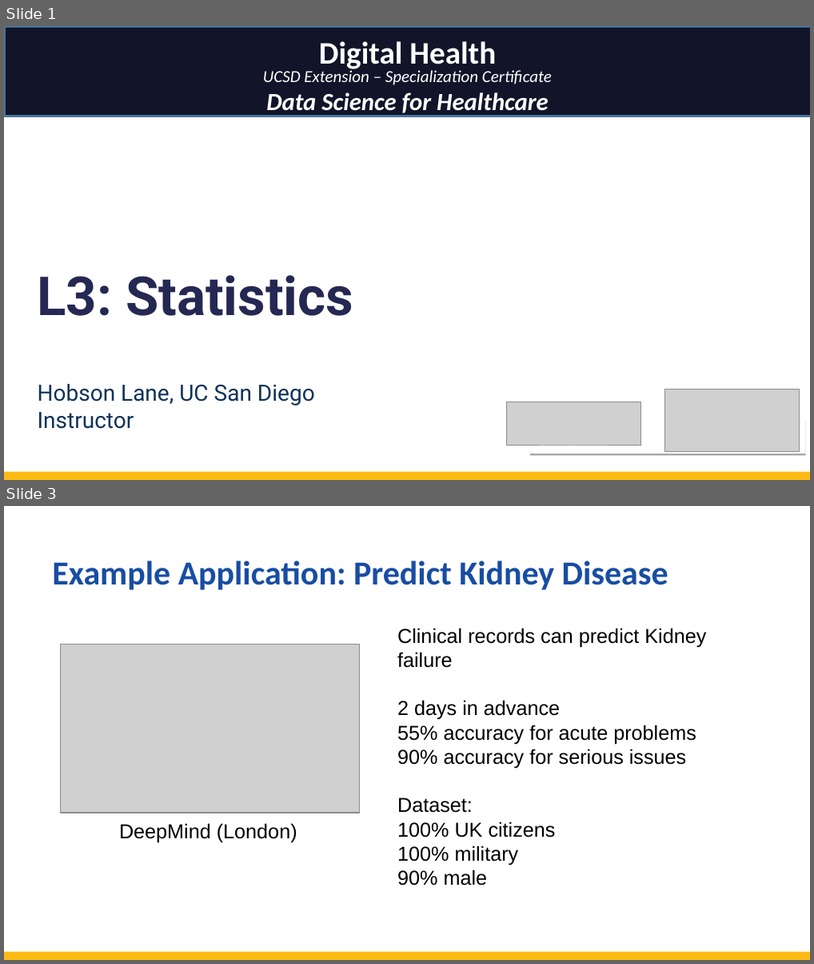
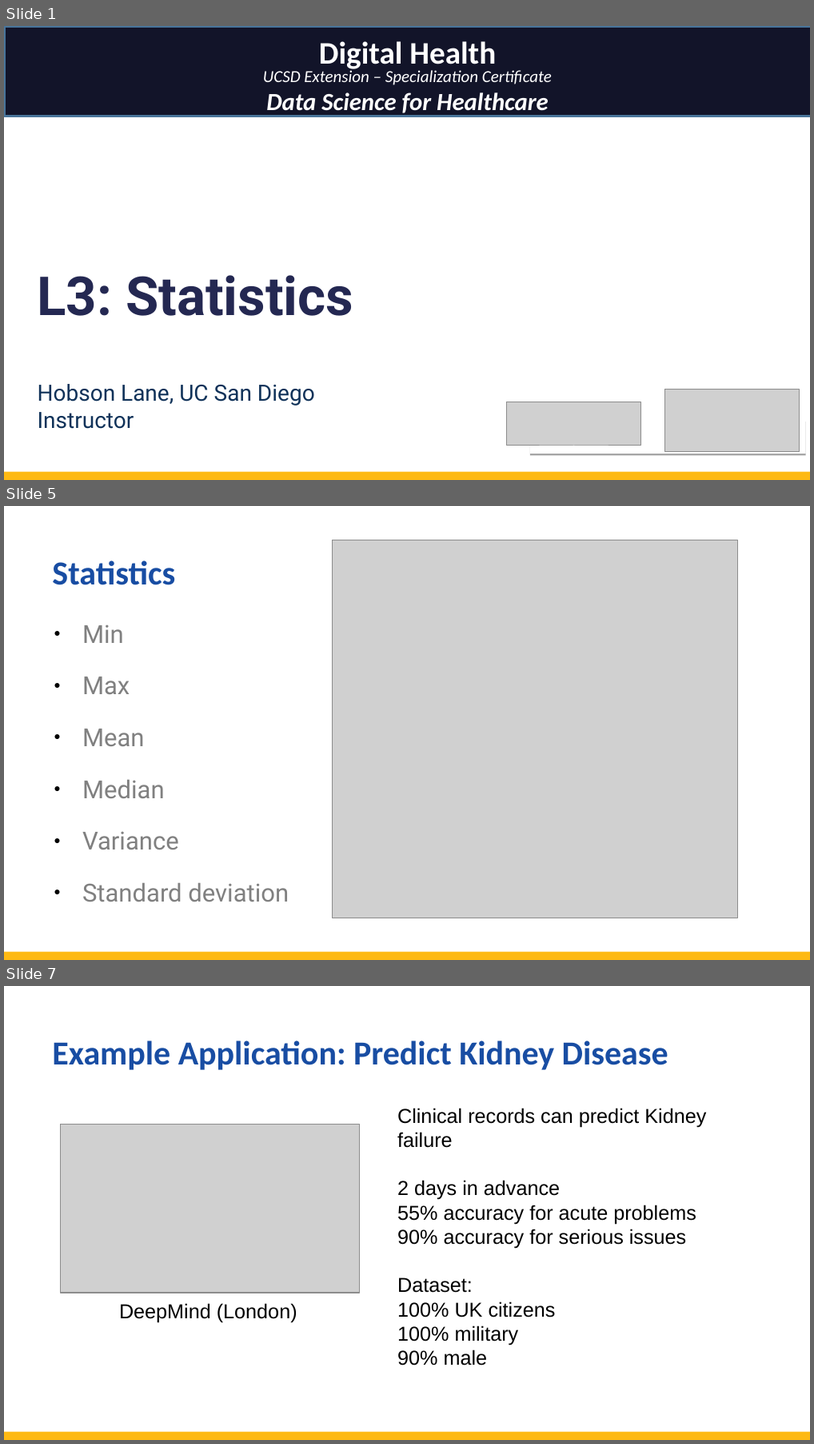
Before and after one commit to totalgood/dsdh, a slide deck: modules/L03/DHDS-L3-statistics.odp. Shown one above the other, each under a label of ours: slides 1 and 3 before the commit, slides 1, 5 and 7 after it; the slides between them are not shown. The pictures are 814x964 and 814x1444 pixels, drawn with LibreOffice and Linux fonts; fonts in the diff are those of the drawing; grey boxes stand for pictures. Boxes give left, top, right and bottom in pixels: in the first picture for what was removed or moved away, otherwise in the second. Text is boxed around its words. In the diff, an @@ line names an element or a change of style, - is before the commit and + after.

```diff
--- a/modules/L03/DHDS-L3-statistics.odp
+++ b/modules/L03/DHDS-L3-statistics.odp
@@ slide 5 added at [4, 506, 810, 960], background #FFFFFF; not listed: 1 template element that a slide beside it also shows @@
@@ picture added at [333, 540, 738, 917] @@
@@ title added at [52, 560, 175, 585], 30 pt, text #184DA3, bold @@
+Statistics
@@ text added at [82, 624, 289, 901], 22.2 pt, text #808080 @@
+● Min
+● Max
+● Mean
+● Median
+● Variance
+● Standard deviation
@@ what was slide 3 is now slide 7 @@
```
Also in this commit, not shown: 1 slide changed, 3 other slides added, 40 other files.
